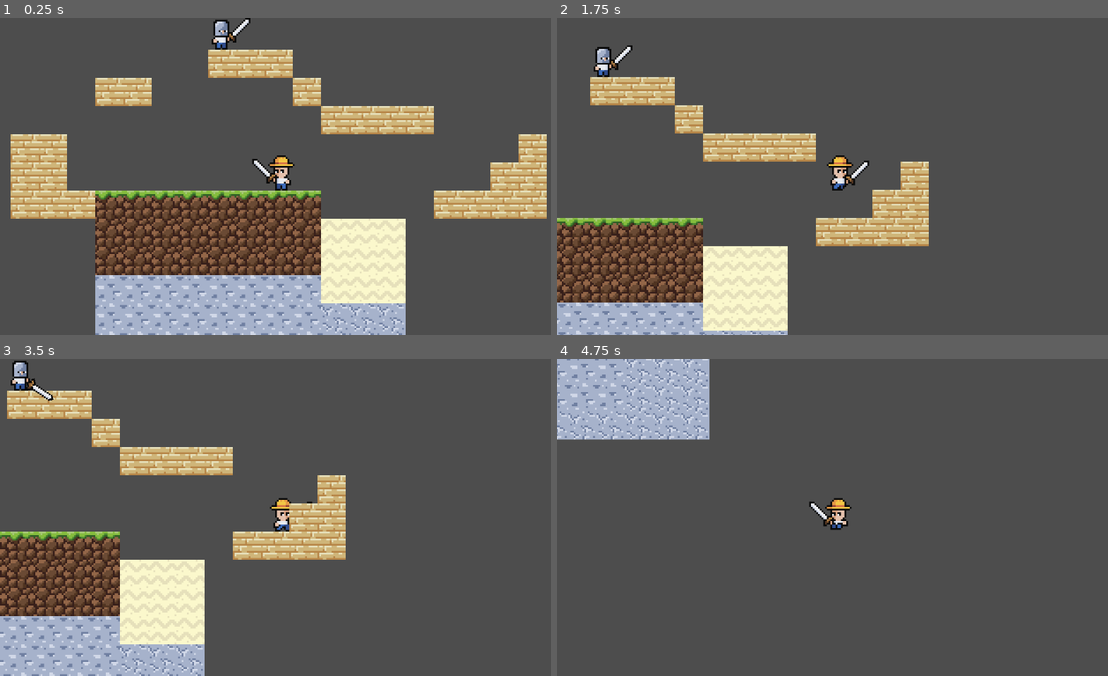
Above: before the commit, frames 1-4 (two rows, left to right).
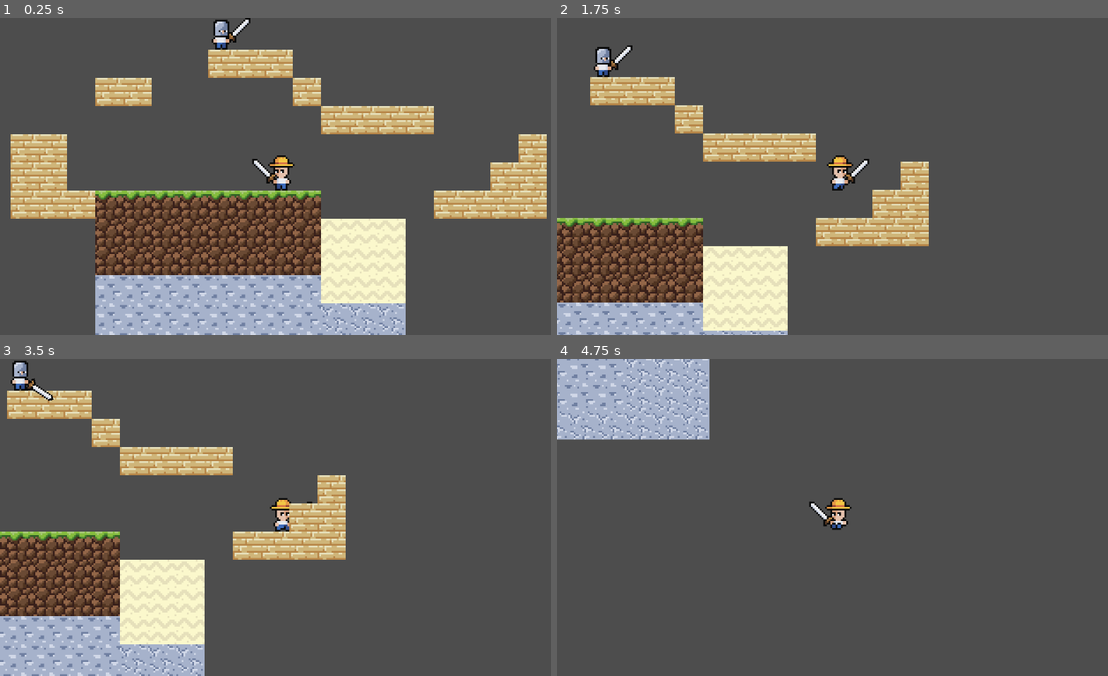
Above: after the commit, the same moments.

Repository: michasng/kaes
Game: Godot game, scene res://scenes/game.tscn
The game is run twice, just before and just after one commit, with the same random seed, the same clock (stepped at 60 frames per second) and the same inputs.
Inputs (mouse positions are in pixels of both pictures, inside the frame that each line leads up to):
- Up to frame 1 (0.25 s): no input
- Up to frame 2 (1.75 s): tap Enter at 0.5 s; move the mouse to (964, 160) at 0.52 s; hold Space (jump) 0.53-1.28 s; hold D (right) from 0.53 s (still down); move the mouse to (727, 192) at 1.27 s; click (727, 192) at 1.35 s; tap Space (jump) at 1.52, 1.55 s
- Up to frame 3 (3.5 s): tap Space (jump) at 1.82, 3.02, 3.05, 3.32 s; move the mouse to (336, 447) at 2.02 s; release D (right) at 2.03 s; hold A (left) 2.03-2.78 s; hold Space (jump) 2.03-2.78 s; move the mouse to (253, 580) at 2.77 s; hold D (right) from 2.78 s (still down); click (253, 580) at 2.85 s
- Up to frame 4 (4.75 s): move the mouse to (1008, 565) at 3.52 s; hold Space (jump) 3.53-4.28 s; move the mouse to (667, 469) at 4.27 s; release D (right) at 4.28 s; hold A (left) from 4.28 s (still down); click (667, 469) at 4.35 s; tap Space (jump) at 4.52, 4.55 s

The runs differ from the first frame. In frame 1, less than 0.1% of the frame differs, in the area x 38-53%, y 6-53%; in frame 2, 0.1%, in the area x 6-57%, y 14-54%; in frame 3, less than 0.1%; in frame 4, less than 0.1%.

Commit message:
Improve player sprite readability

Diff:
--- a/scenes/common/character_sprite.gd
+++ b/scenes/common/character_sprite.gd
@@ -2,8 +2,7 @@
 
 var character: CharacterBody2D
 
-@onready var on_head: Node2D = $OnHead
-@onready var in_hand: Node2D = $InHand
+@onready var children: Array[Node] = self.find_children("*", "Node2D", false)
 
 const _ANIMATION_BY_STATE_NAME: Dictionary = {
 	"IdleMovementState": "idle",
@@ -29,10 +28,8 @@
 	play(_ANIMATION_BY_STATE_NAME[current_state.name])
 
 
-# some frames of some animations have a lower head or hand, so the dependent sprites must follow
+# some frames of some animations have a lower head and hand, so dependent sprites must follow
 func update_offsets() -> void:
-	var head_offset_needed = animation == "fall" or (animation == "walk" and frame % 2 == 0)
-	on_head.position = Vector2(0, 1 if head_offset_needed else 0)
-
-	var hand_offset_needed = animation == "fall" or animation == "jump" or (animation == "walk" and frame % 2 == 0)
-	in_hand.position = Vector2(0, 1 if hand_offset_needed else 0)
+	var offset_needed = animation == "fall" or (animation == "walk" and frame % 2 == 0)
+	for child: Node2D in children:
+		child.position = Vector2(0, 1 if offset_needed else 0)
Binary file changed: textures/characters/chibi.aseprite
Binary file changed: textures/characters/player.png
